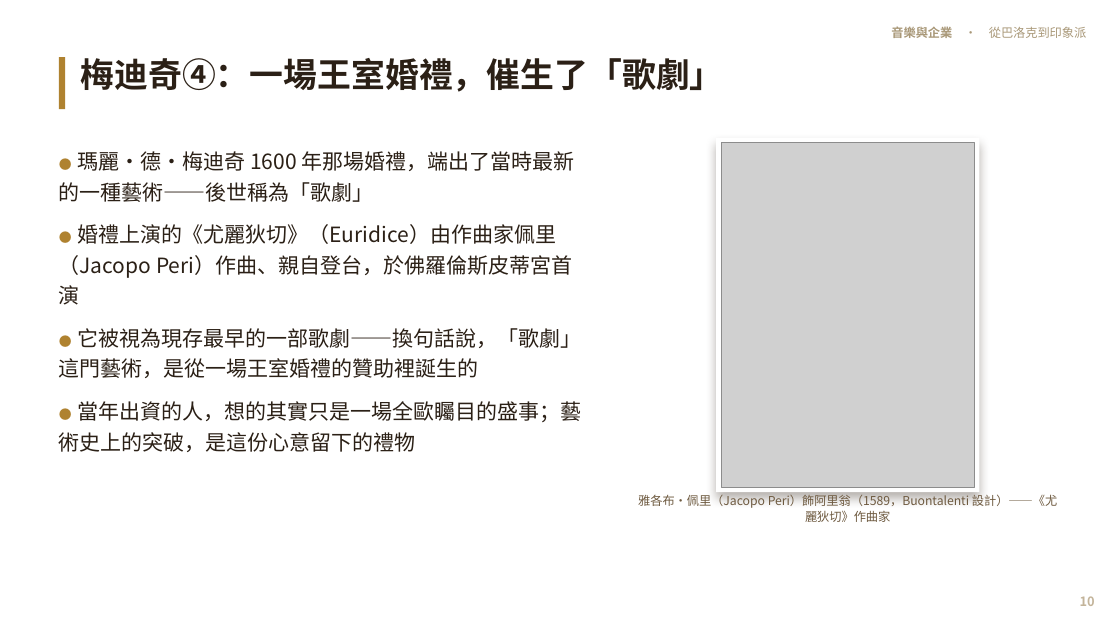
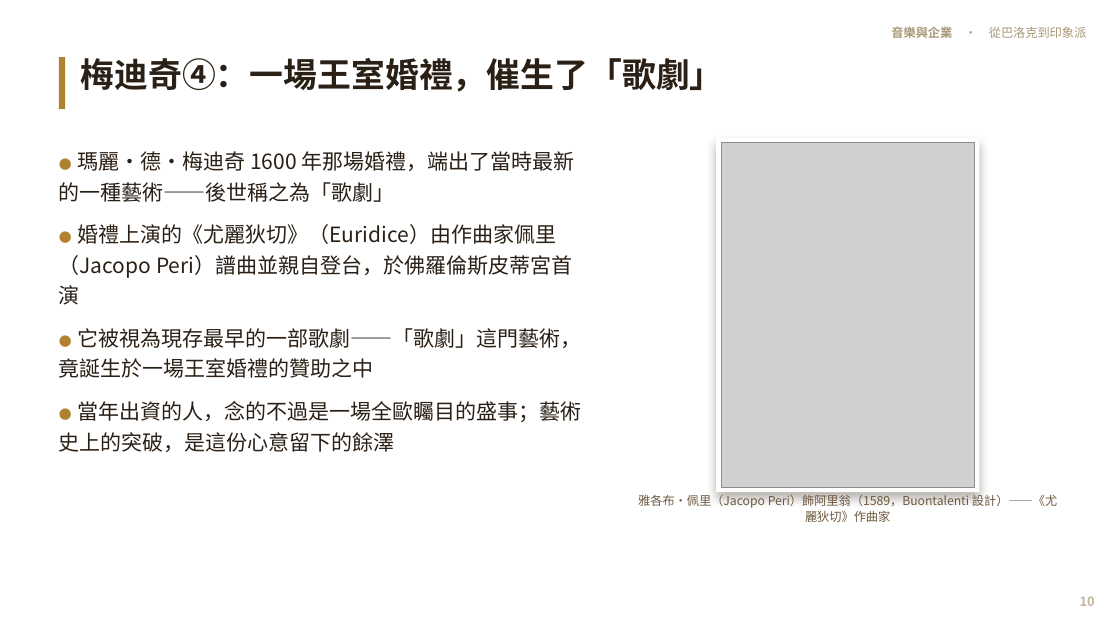
Before and after one commit to kblab2024/music-business-lecture, a slide deck: slide 10 of docs/downloads/音樂與企業-投影片.pptx. Drawn at 1120x630 pixels with LibreOffice and Linux fonts; fonts in the diff are those of the drawing; grey boxes stand for pictures. Boxes give left, top, right and bottom in pixels: in the first picture for what was removed or moved away, otherwise in the second. Text is boxed around its words. In the diff, an @@ line names an element or a change of style, - is before the commit and + after.

```diff
--- a/docs/downloads/音樂與企業-投影片.pptx
+++ b/docs/downloads/音樂與企業-投影片.pptx
@@ text at bbox=[59, 151, 581, 452]: text changed @@
-● 瑪麗·德·梅迪奇 1600 年那場婚禮，端出了當時最新的一種藝術——後世稱為「歌劇」
-● 婚禮上演的《尤麗狄切》（Euridice）由作曲家佩里（Jacopo Peri）作曲、親自登台，於佛羅倫斯皮蒂宮首演
-● 它被視為現存最早的一部歌劇——換句話說，「歌劇」這門藝術，是從一場王室婚禮的贊助裡誕生的
-● 當年出資的人，想的其實只是一場全歐矚目的盛事；藝術史上的突破，是這份心意留下的禮物
+● 瑪麗·德·梅迪奇 1600 年那場婚禮，端出了當時最新的一種藝術——後世稱之為「歌劇」
+● 婚禮上演的《尤麗狄切》（Euridice）由作曲家佩里（Jacopo Peri）譜曲並親自登台，於佛羅倫斯皮蒂宮首演
+● 它被視為現存最早的一部歌劇——「歌劇」這門藝術，竟誕生於一場王室婚禮的贊助之中
+● 當年出資的人，念的不過是一場全歐矚目的盛事；藝術史上的突破，是這份心意留下的餘澤
```
Also in this commit, not shown: 55 other slides changed, 7 other files.
